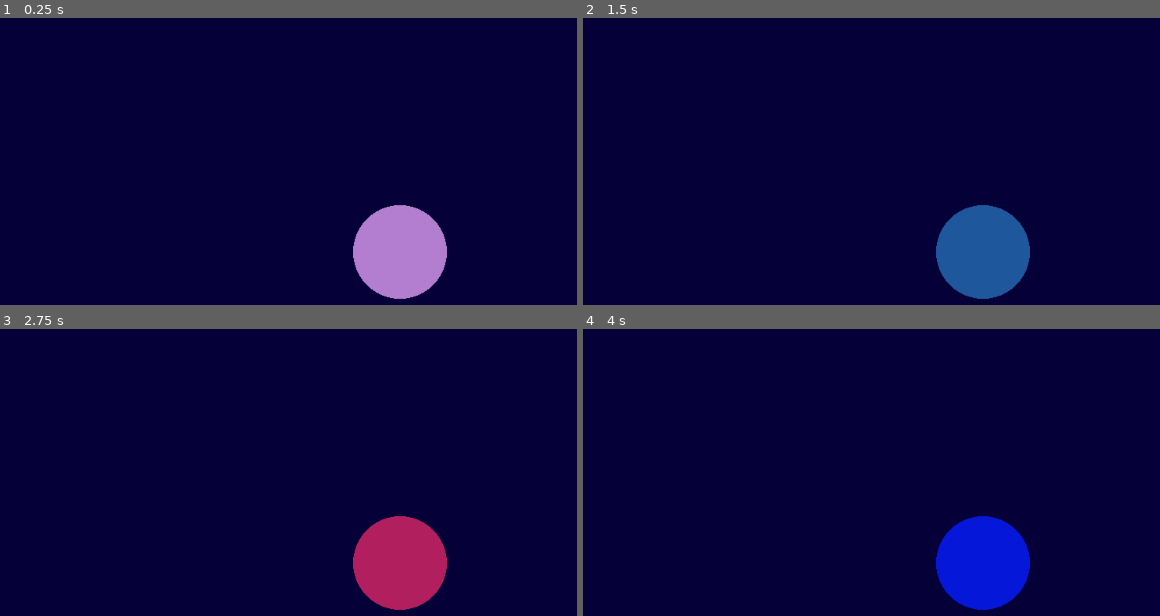
Above: before the commit, frames 1-4 (two rows, left to right).
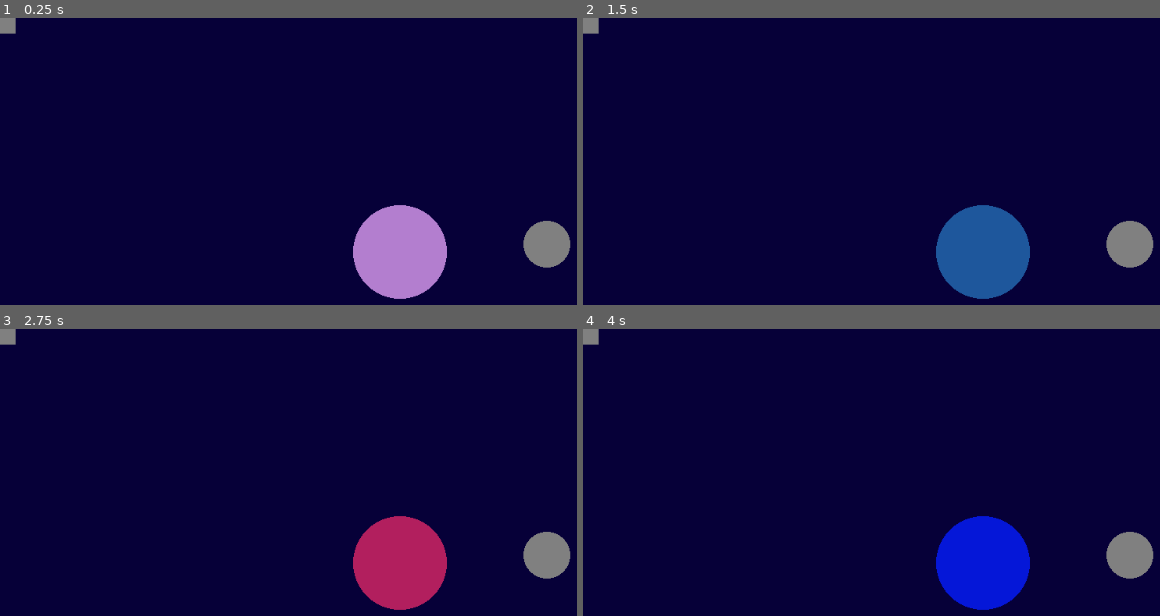
Above: after the commit, the same moments.

Repository: MrEliptik/voice_zombie
Game: Godot game, scene res://game.tscn
The game is run twice, just before and just after one commit, with the same random seed, the same clock (stepped at 60 frames per second) and the same inputs.
Inputs:
- Up to frame 1 (0.25 s): no input
- Up to frame 2 (1.5 s): tap Enter at 0.5 s; tap Space at 1.25 s
- Up to frame 3 (2.75 s): no input
- Up to frame 4 (4 s): tap Enter at 2.75 s; tap Space at 3.5 s

The runs differ from the first frame. In frame 1, 1.2% of the frame differs, in the area x 0-99%, y 0-88%; in frame 2, 1.2%; in frame 3, 1.2%; in frame 4, 1.2%.
Error before the commit: Invalid set index 'position' (on base: 'null instance') with value of type 'Vector2'. (res://game.gd:76)

Commit message:
temporary enemy for debug

Diff:
--- a/game.tscn
+++ b/game.tscn
@@ -1,7 +1,11 @@
-[gd_scene load_steps=4 format=2]
+[gd_scene load_steps=6 format=2]
 
 [ext_resource path="res://game.gd" type="Script" id=1]
 [ext_resource path="res://player.tscn" type="PackedScene" id=2]
+[ext_resource path="res://rigidBody2D.gd" type="Script" id=3]
+
+[sub_resource type="CircleShape2D" id=2]
+radius = 30.0
 
 [sub_resource type="AudioStreamMicrophone" id=1]
 
@@ -10,7 +14,18 @@
 
 [node name="EnemiesContainer" type="Node" parent="."]
 
+[node name="KinematicBody2D" type="KinematicBody2D" parent="EnemiesContainer"]
+position = Vector2( 700, 290 )
+script = ExtResource( 3 )
+
+[node name="CollisionShape2D" type="CollisionShape2D" parent="EnemiesContainer/KinematicBody2D"]
+shape = SubResource( 2 )
+
 [node name="Player" parent="." instance=ExtResource( 2 )]
+
+[node name="RayCast2D" type="RayCast2D" parent="Player"]
+position = Vector2( 537, 304 )
+enabled = true
 
 [node name="AudioStreamRecord" type="AudioStreamPlayer" parent="."]
 stream = SubResource( 1 )
--- a/project.godot
+++ b/project.godot
@@ -24,6 +24,10 @@
 
 enable_audio_input=true
 
+[debug]
+
+settings/stdout/print_fps=true
+
 [rendering]
 
 quality/driver/driver_name="GLES2"
--- /dev/null
+++ b/rigidBody2D.gd
@@ -0,0 +1,21 @@
+extends KinematicBody2D
+
+
+# Declare member variables here. Examples:
+# var a = 2
+# var b = "text"
+
+
+# Called when the node enters the scene tree for the first time.
+func _ready():
+	pass # Replace with function body.
+
+func _draw():
+	draw_circle(Vector2(0, 0), 30, Color(0.5, 0.5, 0.5))
+
+func _process(delta):
+	update()
+
+func move_toward(point):
+	#print('Moving')
+	pass
